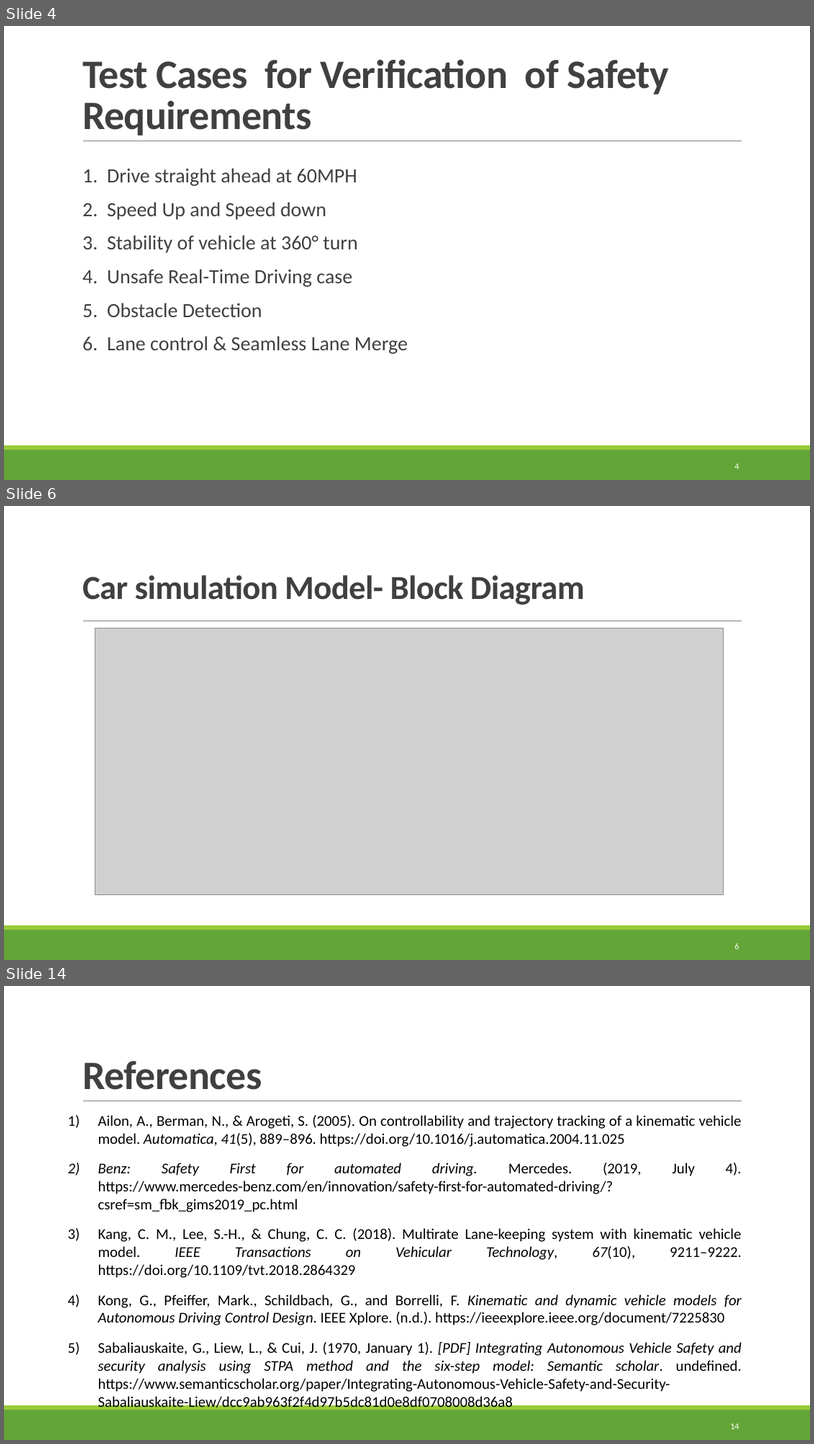
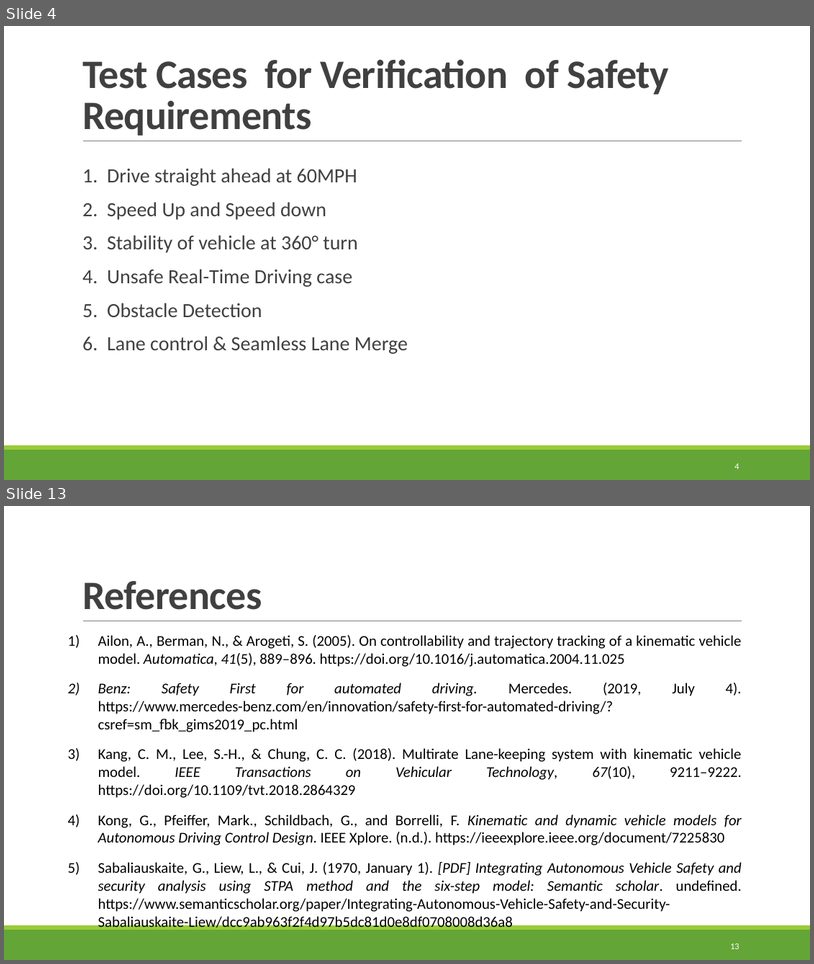
Before and after one commit to TytanRock/ECE-5734-Project, a slide deck: Project Progress Presentaion.pptx. Shown one above the other, each under a label of ours: slides 4, 6 and 14 before the commit, slides 4 and 13 after it; the slides between them are not shown. The pictures are 814x1444 and 814x964 pixels, drawn with LibreOffice and Linux fonts; fonts in the diff are those of the drawing; grey boxes stand for pictures. Boxes give left, top, right and bottom in pixels: in the first picture for what was removed or moved away, otherwise in the second. Text is boxed around its words. In the diff, an @@ line names an element or a change of style, - is before the commit and + after.

```diff
--- a/Project Progress Presentaion.pptx
+++ b/Project Progress Presentaion.pptx
@@ slide 6 removed at (4, 506, 810, 960), background #FFFFFF; not listed: 3 template elements that a slide beside it also shows @@
@@ title removed at (82, 575, 585, 605) @@
-Car simulation Model- Block Diagram
@@ picture removed at (95, 628, 724, 894) @@
@@ page number removed at (735, 942, 739, 949) @@
-6
@@ what was slide 14 is now slide 13 @@
@@ page number at (730, 943, 739, 949): text changed @@
-14
+13
```
Also in this commit, not shown: 7 slides changed, 2 slides added, 2 other slides removed, 7 other files.
